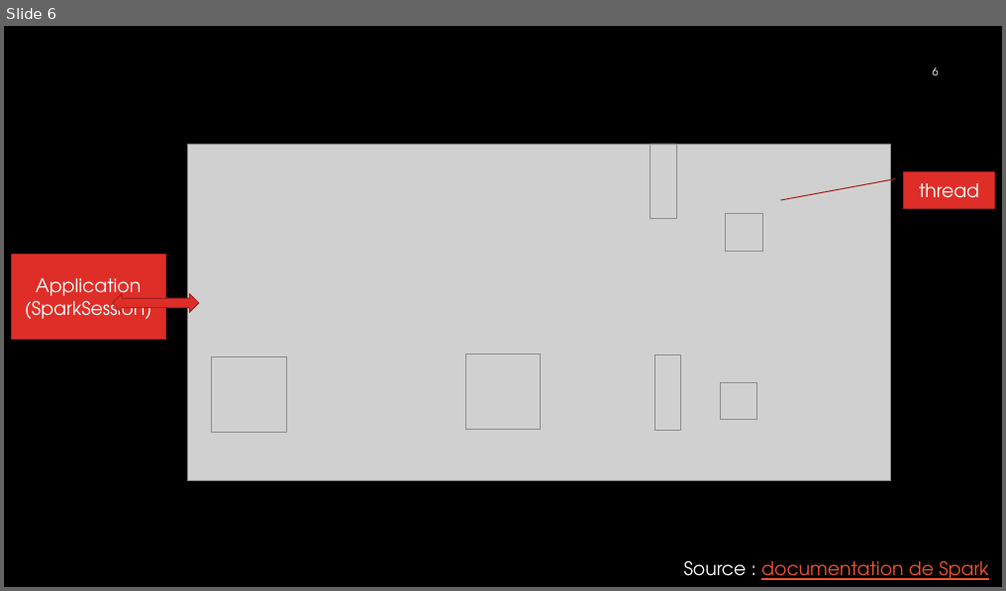
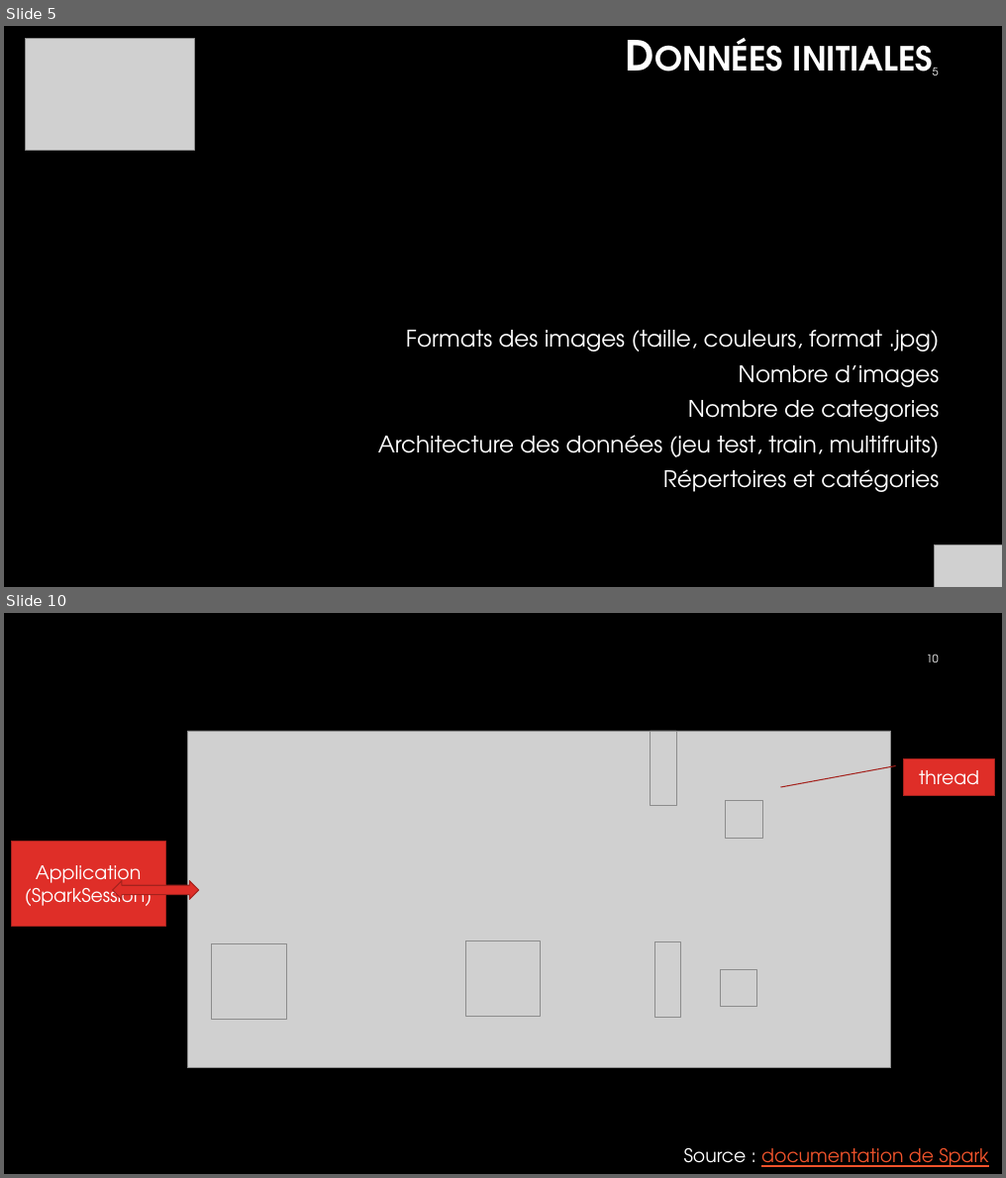
Before and after one commit to christophelebrun/OC_parcours_Data_Scientist_P8, a slide deck: projet8.pptx. Shown one above the other, each under a label of ours: slide 6 before the commit, slides 5 and 10 after it; the slides between them are not shown. The pictures are 1006x591 and 1006x1178 pixels, drawn with LibreOffice and Linux fonts; fonts in the diff are those of the drawing; grey boxes stand for pictures; background and template pictures are left out. Boxes give left, top, right and bottom in pixels: in the first picture for what was removed or moved away, otherwise in the second. Text is boxed around its words. In the diff, an @@ line names an element or a change of style, - is before the commit and + after.

```diff
--- a/projet8.pptx
+++ b/projet8.pptx
@@ slide 5 added at bbox=[4, 26, 1002, 587], background #000000 @@
@@ picture added at bbox=[26, 39, 194, 151] @@
@@ text added at bbox=[793, 45, 933, 72], 40 pt, text #FFFFFF, bold, small capitals @@
+Données initiales
@@ page number added at bbox=[933, 68, 939, 76], 10.5 pt, text #FFFFFF @@
+5
@@ text added at bbox=[378, 330, 940, 492], 22 pt, text #FFFFFF @@
+Formats des images (taille, couleurs, format .jpg)
+Nombre d’images
+Nombre de categories
+Architecture des données (jeu test, train, multifruits)
+Répertoires et catégories
@@ picture added at bbox=[934, 545, 1002, 587] @@
@@ what was slide 6 is now slide 10 @@
@@ page number at bbox=[927, 654, 939, 663]: text changed @@
-6
+10
```
Also in this commit, not shown: 20 slides changed, 11 other slides added, 2 slides removed, 4 other files.
